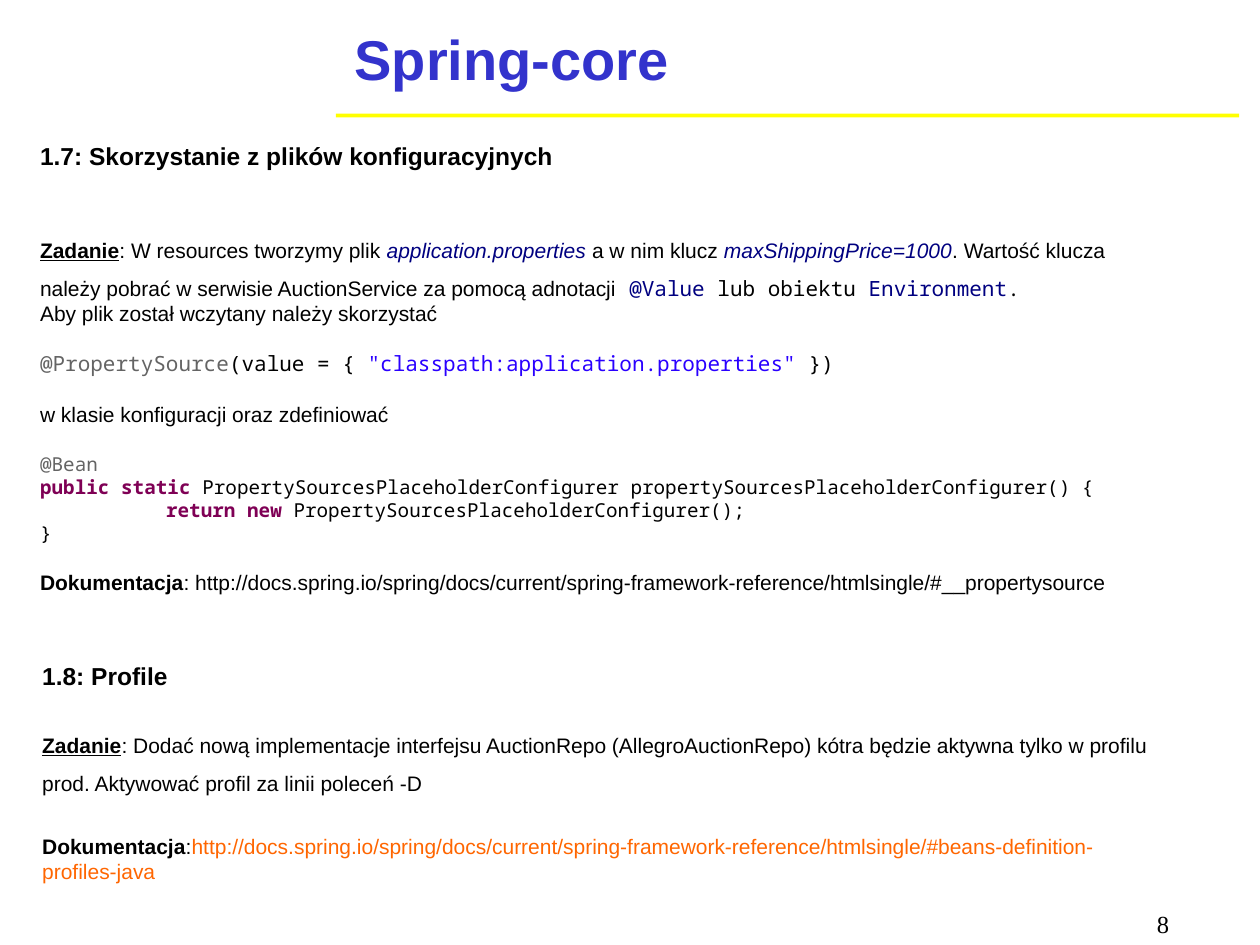
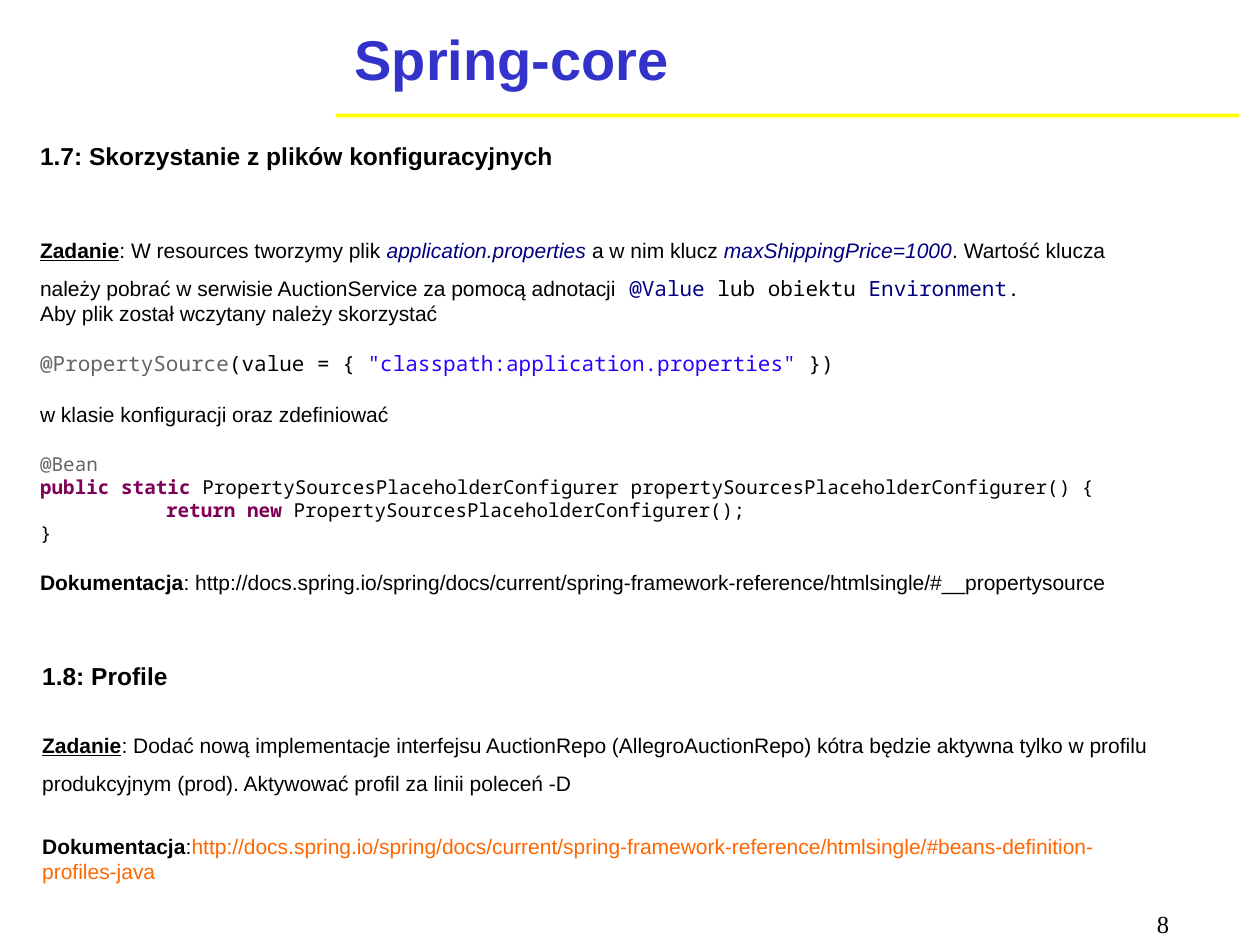
Before and after one commit to tlmikulski/spring-auction, a slide deck: slide 8 of Spring MVC.odp. Drawn at 1260x945 pixels with LibreOffice and Linux fonts; fonts in the diff are those of the drawing; background and template pictures are left out. Boxes give left, top, right and bottom in pixels: in the first picture for what was removed or moved away, otherwise in the second. Text is boxed around its words. In the diff, an @@ line names an element or a change of style, - is before the commit and + after.

```diff
--- a/Spring MVC.odp
+++ b/Spring MVC.odp
@@ text at (42, 737, 1147, 795): text changed @@
-Zadanie: Dodać nową implementacje interfejsu AuctionRepo (AllegroAuctionRepo) kótra będzie aktywna tylko w profilu prod. Aktywować profil za linii poleceń -D
+Zadanie: Dodać nową implementacje interfejsu AuctionRepo (AllegroAuctionRepo) kótra będzie aktywna tylko w profilu produkcyjnym (prod). Aktywować profil za linii poleceń -D
```
Also in this commit, not shown: 5 other slides changed, 1 other file.
